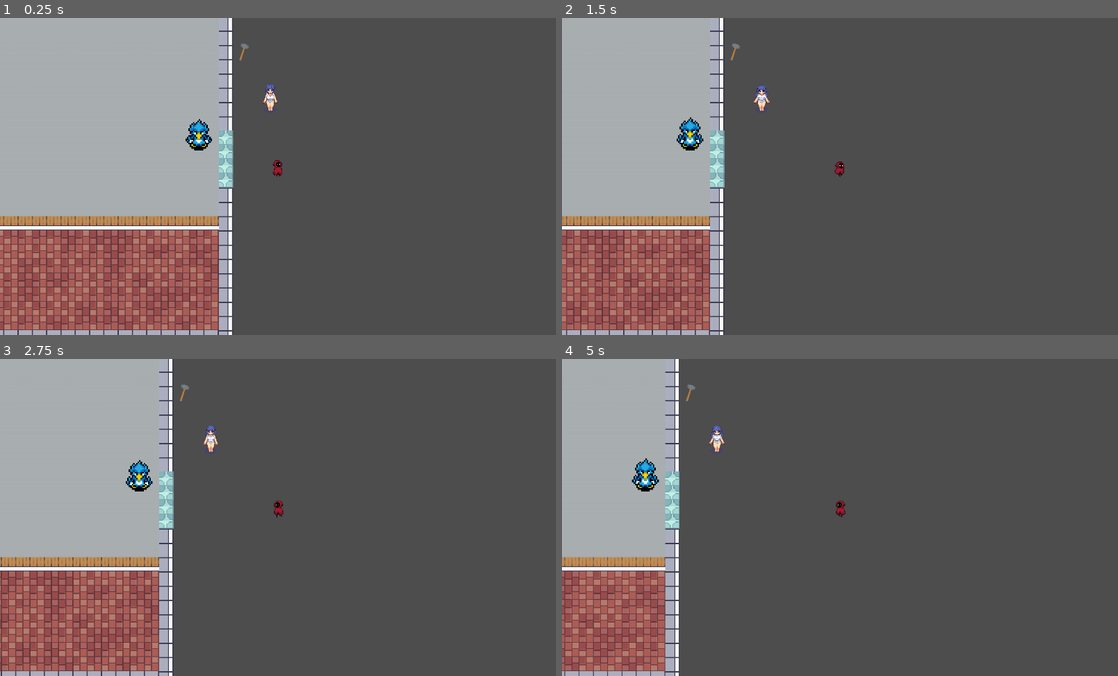
Above: before the commit, frames 1-4 (two rows, left to right).
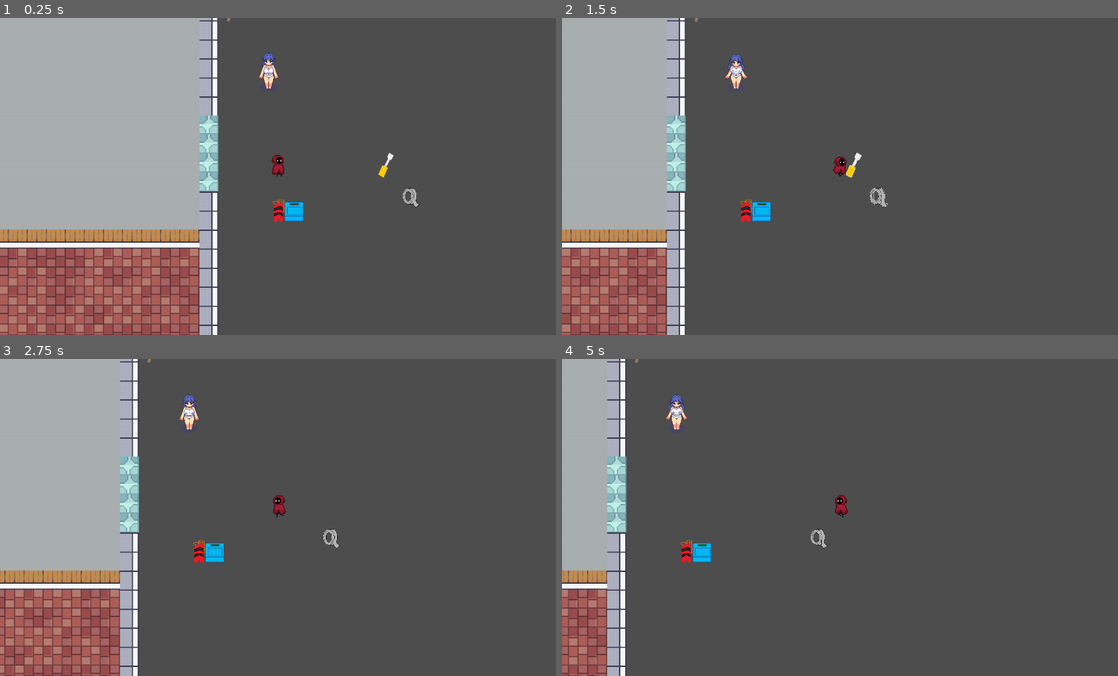
Above: after the commit, the same moments.

Repository: BrainFartScientist/bomb-game
Game: Godot game, scene res://scenes/level_01.tscn
Two runs of this game, one before a commit and one after it. Both use one fixed random seed, a clock stepped at 60 frames per second and the inputs below. This scene is started directly instead of the project's main scene.
Inputs (mouse positions are in pixels of both pictures, inside the frame that each line leads up to):
- Up to frame 1 (0.25 s): no input
- Up to frame 2 (1.5 s): tap Enter (ui_accept) at 0.5 s; move the mouse to (962, 160) at 0.52 s; hold F (chat) 0.53-1.28 s; hold D (move_right) from 0.53 s (still down); click (962, 160) at 0.67 s; tap Space (jump) at 0.77 s; tap E (use_item, bound only after the commit) at 0.8, 1.35 s; move the mouse to (728, 192) at 1.27 s
- Up to frame 3 (2.75 s): tap Space (jump) at 1.52 s; tap F (chat) at 1.55 s; move the mouse to (333, 447) at 2.02 s; release D (move_right) at 2.03 s; hold A (move_left) from 2.03 s (still down); hold F (chat) from 2.03 s (still down); tap E (use_item, bound only after the commit) at 2.3 s
- Up to frame 4 (5 s): move the mouse to (812, 580) at 2.77 s; release A (move_left) at 2.78 s; release F (chat) at 2.78 s; hold D (move_right) 2.78-4.28 s; tap E (use_item, bound only after the commit) at 2.85, 3.8, 4.35 s; click (812, 580) at 2.92 s; tap Space (jump) at 3.02, 3.77, 4.52 s; tap F (chat) at 3.05, 4.55 s; move the mouse to (1006, 565) at 3.52 s; hold F (chat) 3.53-4.28 s; move the mouse to (673, 469) at 4.27 s; hold A (move_left) from 4.28 s (still down)

The runs differ from the first frame. In frame 1, 15% of the frame differs, in the area x 0-76%, y 0-100%; in frame 2, 15%; in frame 3, 15%; in frame 4, 14%.

Commit message:
Tool pickup

Diff:
--- a/project.godot
+++ b/project.godot
@@ -25,7 +25,7 @@
 
 chat={
 "deadzone": 0.5,
-"events": [Object(InputEventKey,"resource_local_to_scene":false,"resource_name":"","device":-1,"window_id":0,"alt_pressed":false,"shift_pressed":false,"ctrl_pressed":false,"meta_pressed":false,"pressed":false,"keycode":0,"physical_keycode":70,"key_label":0,"unicode":102,"location":0,"echo":false,"script":null)
+"events": [Object(InputEventKey,"resource_local_to_scene":false,"resource_name":"","device":0,"window_id":0,"alt_pressed":false,"shift_pressed":false,"ctrl_pressed":false,"meta_pressed":false,"pressed":false,"keycode":0,"physical_keycode":70,"key_label":0,"unicode":0,"location":0,"echo":false,"script":null)
 ]
 }
 jump={
@@ -57,6 +57,11 @@
 , Object(InputEventKey,"resource_local_to_scene":false,"resource_name":"","device":-1,"window_id":0,"alt_pressed":false …(186 unchanged characters)…
 ]
 }
+use_item={
+"deadzone": 0.5,
+"events": [Object(InputEventKey,"resource_local_to_scene":false,"resource_name":"","device":0,"window_id":0,"alt_pressed":false,"shift_pressed":false,"ctrl_pressed":false,"meta_pressed":false,"pressed":false,"keycode":0,"physical_keycode":69,"key_label":0,"unicode":0,"location":0,"echo":false,"script":null)
+]
+}
 
 [rendering]
 
--- a/scenes/level.tscn
+++ b/scenes/level.tscn
@@ -1,11 +1,13 @@
-[gd_scene load_steps=10 format=4 uid="uid://c0dilndsxtb0b"]
+[gd_scene load_steps=12 format=4 uid="uid://c0dilndsxtb0b"]
 
 [ext_resource type="Texture2D" uid="uid://dn33au3kv2aw7" path="res://assets/graphics/tilemap/Interiors_free_48x48.png" id="1_ac0sr"]
 [ext_resource type="Texture2D" uid="uid://c1t43vysx4uwv" path="res://assets/graphics/tilemap/Room_Builder_free_48x48.png" id="2_6d3mg"]
 [ext_resource type="PackedScene" uid="uid://cknfqe3di5lqi" path="res://scenes/tools/hammer.tscn" id="3_7fmch"]
 [ext_resource type="PackedScene" uid="uid://y8atnhog85c4" path="res://scenes/npcs/npc_01.tscn" id="4_tk0dy"]
-[ext_resource type="PackedScene" uid="uid://bpncfgpx27jw1" path="res://scenes/player.tscn" id="5_2rqd1"]
-[ext_resource type="PackedScene" uid="uid://c8sj5wg0pnhg" path="res://scenes/npcs/npc_blue_bird.tscn" id="6_u7xwo"]
+[ext_resource type="PackedScene" uid="uid://b7rqkmih4nqjp" path="res://scenes/player.tscn" id="5_2rqd1"]
+[ext_resource type="Script" path="res://scripts/npc_roaming.gd" id="5_a2u4c"]
+[ext_resource type="PackedScene" uid="uid://bokajgctmqvq3" path="res://scenes/bombs/bomb_01_overworld.tscn" id="6_k1dbt"]
+[ext_resource type="PackedScene" uid="uid://cwq75mpb28ixg" path="res://scenes/tools/item.tscn" id="8_clihd"]
 
 [sub_resource type="TileSetAtlasSource" id="TileSetAtlasSource_gbuud"]
 texture = ExtResource("1_ac0sr")
@@ -548,16 +550,9 @@
 15:41/0 = 0
 0:42/0 = 0
 1:42/0 = 0
-2:42/0 = 0
-3:42/0 = 0
-4:42/0 = 0
-5:42/0 = 0
 0:43/0 = 0
 1:43/0 = 0
 2:43/0 = 0
-3:43/0 = 0
-4:43/0 = 0
-5:43/0 = 0
 2:44/0 = 0
 3:44/0 = 0
 4:44/0 = 0
@@ -1115,6 +1110,9 @@
 15:59/0 = 0
 11:60/size_in_atlas = Vector2i(1, 2)
 11:60/0 = 0
+2:42/0 = 0
+3:42/size_in_atlas = Vector2i(3, 2)
+3:42/0 = 0
 
 [sub_resource type="TileSetAtlasSource" id="TileSetAtlasSource_y5upk"]
 texture = ExtResource("2_6d3mg")
@@ -1472,14 +1470,33 @@
 position = Vector2(2689, 481)
 
 [node name="NPC01" parent="." instance=ExtResource("4_tk0dy")]
-position = Vector2(2782, 678)
+position = Vector2(2783, 678)
+script = ExtResource("5_a2u4c")
 
 [node name="Player" parent="." instance=ExtResource("5_2rqd1")]
 position = Vector2(2808, 902)
 
 [node name="Camera2D" type="Camera2D" parent="Player"]
-position = Vector2(0.5, 0)
-zoom = Vector2(0.75, 0.75)
 
-[node name="NPCBlueBird" parent="." instance=ExtResource("6_u7xwo")]
-position = Vector2(2543, 754)
+[node name="Gui" type="Control" parent="Player"]
+layout_mode = 3
+anchors_preset = 0
+offset_right = 40.0
+offset_bottom = 40.0
+
+[node name="TextureRect" type="TextureRect" parent="Player/Gui"]
+layout_mode = 0
+offset_right = 40.0
+offset_bottom = 40.0
+
+[node name="Bomb01Overworld" parent="." instance=ExtResource("6_k1dbt")]
+position = Vector2(2832, 1022)
+
+[node name="ducttape" parent="." instance=ExtResource("8_clihd")]
+position = Vector2(3141, 956)
+scale = Vector2(0.6, 0.6)
+tool = "ducttape"
+
+[node name="screwdriver" parent="." instance=ExtResource("8_clihd")]
+position = Vector2(3080, 874)
+scale = Vector2(0.6, 0.6)
--- a/scenes/npcs/npc_01.tscn
+++ b/scenes/npcs/npc_01.tscn
@@ -1,6 +1,7 @@
-[gd_scene load_steps=72 format=3 uid="uid://y8atnhog85c4"]
+[gd_scene load_steps=74 format=3 uid="uid://y8atnhog85c4"]
 
 [ext_resource type="Script" path="res://scripts/npc_stationary.gd" id="1_rdgjs"]
+[ext_resource type="Shader" path="res://shaders/outline.gdshader" id="2_jhyvp"]
 [ext_resource type="Texture2D" uid="uid://djgy76rt4eu8i" path="res://assets/npcs/npc01/64X128_Idle_Free.png" id="2_qoi38"]
 [ext_resource type="Texture2D" uid="uid://bb43s0s6ipdk1" path="res://assets/npcs/npc01/64X128_Walking_Free.png" id="3_7ho1c"]
 [ext_resource type="PackedScene" uid="uid://c7rslujjt31k8" path="res://scenes/npcs/dialog.tscn" id="4_oenq6"]
@@ -8,6 +9,12 @@
 [sub_resource type="RectangleShape2D" id="RectangleShape2D_eebf8"]
 size = Vector2(52, 25)
 
+[sub_resource type="ShaderMaterial" id="ShaderMaterial_fhfgd"]
+shader = ExtResource("2_jhyvp")
+shader_parameter/line_color = Color(1, 1, 1, 1)
+shader_parameter/line_thickness = 1.0
+shader_parameter/hasOutline = false
+
 [sub_resource type="AtlasTexture" id="AtlasTexture_jfhnr"]
 atlas = ExtResource("2_qoi38")
 region = Rect2(0, 0, 64, 128)
@@ -506,6 +513,7 @@
 shape = SubResource("RectangleShape2D_eebf8")
 
 [node name="AnimatedSprite2D" type="AnimatedSprite2D" parent="."]
+material = SubResource("ShaderMaterial_fhfgd")
 position = Vector2(1, -39)
 sprite_frames = SubResource("SpriteFrames_y2ibk")
 animation = &"walk_left"
--- a/scenes/npcs/npc_blue_bird.tscn
+++ b/scenes/npcs/npc_blue_bird.tscn
@@ -1,7 +1,8 @@
-[gd_scene load_steps=43 format=3 uid="uid://c8sj5wg0pnhg"]
+[gd_scene load_steps=45 format=3 uid="uid://b320nhkhxu34k"]
 
 [ext_resource type="Script" path="res://scripts/npc_roaming.gd" id="1_j8cuo"]
 [ext_resource type="PackedScene" uid="uid://c7rslujjt31k8" path="res://scenes/npcs/dialog.tscn" id="2_enpiq"]
+[ext_resource type="Shader" path="res://shaders/outline.gdshader" id="3_00suv"]
 [ext_resource type="Texture2D" uid="uid://dut7e4rffb7to" path="res://assets/npcs/npcbirdblue/BIRDSPRITESHEET_Blue.png" id="3_e8mwj"]
 
 [sub_resource type="RectangleShape2D" id="RectangleShape2D_eebf8"]
@@ -9,6 +10,12 @@
 
 [sub_resource type="CircleShape2D" id="CircleShape2D_x4uxy"]
 radius = 205.548
+
+[sub_resource type="ShaderMaterial" id="ShaderMaterial_wbq83"]
+shader = ExtResource("3_00suv")
+shader_parameter/line_color = Color(1, 1, 1, 1)
+shader_parameter/line_thickness = 1.0
+shader_parameter/hasOutline = false
 
 [sub_resource type="AtlasTexture" id="AtlasTexture_rkfmi"]
 atlas = ExtResource("3_e8mwj")
@@ -316,6 +323,7 @@
 metadata/_edit_use_anchors_ = true
 
 [node name="AnimatedSprite2D" type="AnimatedSprite2D" parent="."]
+material = SubResource("ShaderMaterial_wbq83")
 scale = Vector2(5, 5)
 sprite_frames = SubResource("SpriteFrames_7atsg")
 animation = &"walk_up"
--- /dev/null
+++ b/scenes/tools/item.gd
@@ -0,0 +1,47 @@
+extends Node2D
+class_name Item
+
+@export var tool: String = "screwdriver"
+@onready var sprite = $sprite
+var has_outline: bool = false
+const tools = {
+	"screwdriver": {
+		"image": preload("res://assets/graphics/generic_tools/genericItem_color_005.png")
+	},
+	"ducttape": {
+		"image": preload("res://assets/graphics/custom_tools/duct_tape.png")
+	}
+}
+
+func _ready() -> void:
+	switch_tools(tool)
+
+func switch_tools(tool: String):
+	self.tool = tool
+	sprite.texture = tools[tool].image
+
+
+func _on_area_2d_body_entered(body: Node2D) -> void:
+	if body.name == "Player":
+		body.add_interactive_element(self)
+
+
+func _on_area_2d_body_exited(body: Node2D) -> void:
+	if body.name == "Player":
+		body.remove_interactive_element(self)
+		set_outline(false)
+
+
+func set_outline(has_outline: bool):
+	self.has_outline = has_outline
+	sprite.material.set("shader_param/hasOutline", self.has_outline)
+
+func interact(player: Node):
+	if player.holdingTool != "":
+		var temp = player.holdingTool
+		player.holdingTool = tool
+		switch_tools(temp)
+	else:
+		player.holdingTool = tool
+		queue_free()
+	pass
--- /dev/null
+++ b/scenes/tools/item.tscn
@@ -0,0 +1,29 @@
+[gd_scene load_steps=6 format=3 uid="uid://cwq75mpb28ixg"]
+
+[ext_resource type="Script" path="res://scenes/tools/item.gd" id="1_77mqx"]
+[ext_resource type="Texture2D" uid="uid://ffl03i5jkbve" path="res://assets/graphics/generic_tools/genericItem_color_005.png" id="1_irvxp"]
+[ext_resource type="Shader" path="res://shaders/outline.gdshader" id="2_3xbmj"]
+
+[sub_resource type="ShaderMaterial" id="ShaderMaterial_e533c"]
+shader = ExtResource("2_3xbmj")
+shader_parameter/line_color = Color(1, 1, 1, 1)
+shader_parameter/line_thickness = 1.0
+shader_parameter/hasOutline = false
+
+[sub_resource type="CircleShape2D" id="CircleShape2D_3huto"]
+radius = 71.007
+
+[node name="screwdriver" type="Node2D"]
+script = ExtResource("1_77mqx")
+
+[node name="sprite" type="Sprite2D" parent="."]
+material = SubResource("ShaderMaterial_e533c")
+texture = ExtResource("1_irvxp")
+
+[node name="Area2D" type="Area2D" parent="."]
+
+[node name="CollisionShape2D" type="CollisionShape2D" parent="Area2D"]
+shape = SubResource("CircleShape2D_3huto")
+
+[connection signal="body_entered" from="Area2D" to="." method="_on_area_2d_body_entered"]
+[connection signal="body_exited" from="Area2D" to="." method="_on_area_2d_body_exited"]
--- a/scenes/tools/screwdriver.tscn
+++ /dev/null
@@ -1,8 +0,0 @@
-[gd_scene load_steps=2 format=3 uid="uid://cwq75mpb28ixg"]
-
-[ext_resource type="Texture2D" uid="uid://ffl03i5jkbve" path="res://assets/graphics/generic_tools/genericItem_color_005.png" id="1_irvxp"]
-
-[node name="screwdriver" type="Node2D"]
-
-[node name="screwdriverSprite" type="Sprite2D" parent="."]
-texture = ExtResource("1_irvxp")
--- a/scripts/bombs/Bomb_01/bomb_01_overworld.gd
+++ b/scripts/bombs/Bomb_01/bomb_01_overworld.gd
@@ -1,6 +1,8 @@
 extends Node2D
 
 var player_in_range = false;
+var has_outline = false
+
 var sprite
 
 func _ready() -> void:
@@ -8,17 +10,17 @@
 
 func _on_interaction_area_body_entered(body: Node2D) -> void:
 	if body.name == "Player":
-		sprite.material.set("shader_param/hasOutline", true)
-		player_in_range = true
+		body.add_interactive_element(self)
 
 
 func _on_interaction_area_body_exited(body: Node2D) -> void:
 	if body.name == "Player":
-		sprite.material.set("shader_param/hasOutline", false)
-		player_in_range = false
+		body.remove_interactive_element(self)
+		set_outline(false)
 
-func _process(delta):
-	if Input.is_action_just_pressed("chat") and player_in_range:
-		get_tree().root.get_child(0).open_bomb("Bomb_01")
-		#GameState.access_bomb("res://scenes/level.tscn", "res://scenes/bomb.tscn")
-		pass
+func interact(player: Node):
+	get_tree().root.get_child(0).open_bomb("Bomb_01")
+
+func set_outline(has_outline: bool):
+	self.has_outline = has_outline
+	sprite.material.set("shader_param/hasOutline", self.has_outline)
--- a/scripts/npc_stationary.gd
+++ b/scripts/npc_stationary.gd
@@ -7,7 +7,8 @@
 
 var player
 var player_in_chat_zone = false
-
+@onready var sprite: AnimatedSprite2D = $AnimatedSprite2D
+var outline: bool = false
 
 func _ready():
 	randomize()
@@ -30,13 +31,20 @@
 	if body.name == "Player":
 		player = body
 		player_in_chat_zone = true
+		player.add_interactive_element(self)
 
 
 func _on_chat_detection_area_body_exited(body: Node2D) -> void:
 	if body.name == "Player":
 		$Dialog.stop()
 		player_in_chat_zone = false
+		player.remove_interactive_element(self)
+		set_outline(false)
 
 
 func _on_dialog_dialog_finished() -> void:
 	is_chatting = false
+
+func set_outline(has_outline: bool):
+	outline = has_outline
+	sprite.material.set("shader_param/hasOutline", outline)
--- a/scripts/player.gd
+++ b/scripts/player.gd
@@ -7,14 +7,37 @@
 signal useTool(String)
 var cooldown : int
 
+var interactiveElements = []
+
 @onready var animated_sprite = $AnimatedSprite2D
 
 func _process(delta):
-	if Input.is_action_pressed("use_item") and cooldown <= 0:
-		useTool.emit(holdingTool)
-		cooldown = 1
-	cooldown -= delta
+	var nearerst_node = null
+	var nearest_length = 10000000000000000
+	for element in interactiveElements:
+		if element.has_method("set_outline"):
+			element.set_outline(false)
+		if position.distance_to(element.position) < nearest_length:
+			nearerst_node = element
+			nearest_length = position.distance_to(element.position)
 
+	if nearerst_node != null:
+		if nearerst_node.has_method("set_outline"):
+			nearerst_node.set_outline(true)
+		if Input.is_action_just_pressed("use_item") and nearerst_node.has_method("interact"):
+			nearerst_node.interact(self)
+
+func add_interactive_element(new_element: Variant):
+	for element in interactiveElements:
+		if element == new_element:
+			return
+	interactiveElements.append(new_element)
+
+func remove_interactive_element(del_element: Variant):
+	for i in range(interactiveElements.size()):
+		if interactiveElements[i] == del_element:
+			interactiveElements.remove_at(i)
+			return
 
 func _physics_process(delta: float) -> void:
 	# Add the gravity.
Not shown: 1 places in scenes/game.tscn that only renumber resources
Not shown: 1 places in scenes/npcs/npc_fox.tscn that only renumber resources
Not shown: 1 places in scenes/player.tscn that only renumber resources
